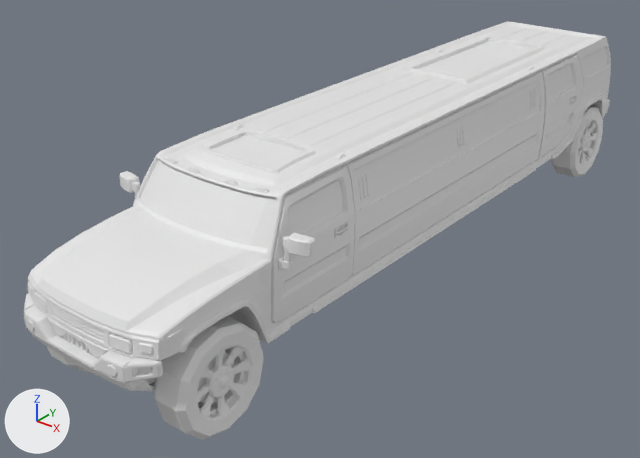
Two versions of the glTF model models/synty/SM_Veh_Limousine_01.glb, one commit apart.
Rendered twice from a 50 mm lens placed at (6.17, -9.13, 5.65), pointed at (-0.49, -0.8, 0.48). Every picture has the same lights, and +X, +Y and +Z are marked at lower left. The picture after the commit comes second. Where no turn or scale is listed for an object, it has been applied to the vertices.

Names of what the first picture shows: 'SM_Veh_Limousine_01', 'SM_Veh_Limousine_01_Door_BL_Glass', 'SM_Veh_Limousine_01_Door_FL', 'SM_Veh_Limousine_01_Door_FL_Glass', 'SM_Veh_Limousine_01_Door_FR', 'SM_Veh_Limousine_01_Door_RL', 'SM_Veh_Limousine_01_Glass', 'SM_Veh_Limousine_01_Sunroof_01', 'SM_Veh_Limousine_01_Sunroof_02', 'SM_Veh_Limousine_01_Wheel_FL', 'SM_Veh_Limousine_01_Wheel_FR', 'SM_Veh_Limousine_01_Wheel_RL'.
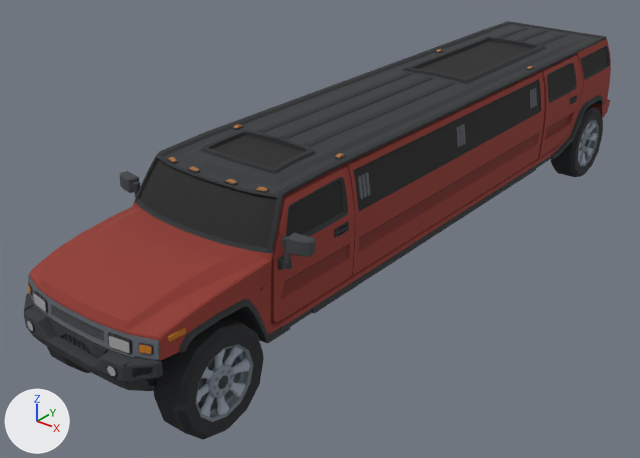
Changed parts and their boxes (x1, y1, x2, y2) in the pictures (640 x 458 px):
'SM_Veh_Limousine_01', recoloured (darker)
    both: (24, 21, 611, 391)
'SM_Veh_Limousine_01_Glass', recoloured
    both: (139, 47, 607, 248)
'SM_Veh_Limousine_01_Wheel_FL', recoloured (white to black)
    both: (154, 316, 264, 440)
'SM_Veh_Limousine_01_Door_FL', recoloured (white to red)
    both: (271, 164, 355, 323)
'SM_Veh_Limousine_01_Door_RL', recoloured (white to brown)
    both: (538, 55, 583, 158)
'SM_Veh_Limousine_01_Wheel_RL', recoloured (white to grey)
    both: (551, 106, 603, 177)
'SM_Veh_Limousine_01_Sunroof_02', recoloured (white to black)
    both: (419, 41, 532, 78)
'SM_Veh_Limousine_01_Door_FL_Glass', recoloured (white to black)
    both: (286, 181, 343, 236)
'SM_Veh_Limousine_01_Sunroof_01', recoloured (white to black)
    both: (212, 135, 303, 167)
'SM_Veh_Limousine_01_Door_BL_Glass', recoloured (white to black)
    both: (547, 65, 573, 101)
'SM_Veh_Limousine_01_Door_FR', recoloured (white to grey)
    both: (120, 171, 140, 198)
'SM_Veh_Limousine_01_Wheel_FR', recoloured (white to black)
    both: (47, 347, 90, 373)

The change, as a diff of the scene's bpy script:
```diff
--- a/models/synty/SM_Veh_Limousine_01.glb.py
+++ b/models/synty/SM_Veh_Limousine_01.glb.py
@@ img_polygonpalmcity_01_a @@
+img_polygonpalmcity_01_a = load_image('PolygonPalmCity_01_A', '_unpacked/PolygonPalmCity_01_A', 4096, 4096, 'sRGB')
@@ mat_atlas @@
+mat_atlas = principled_material('atlas')
+mat_atlas.texture = img_polygonpalmcity_01_a
+mat_atlas.roughness = 0.9
@@ me_mesh @@
 me_mesh.from_pydata(...)  # 5594 vertices, 10502 faces; spans x -1.07..1.07, y -5.15..5.15, z 0.35..2.28
+me_mesh.materials.append(mat_atlas)  # picture img_polygonpalmcity_01_a
@@ me_mesh_001 @@
 me_mesh_001.from_pydata(...)  # 569 vertices, 1080 faces; spans x 0.779..1.392, y -3.445..-2.077, z 0.823..2.147
+me_mesh_001.materials.append(mat_atlas)  # picture img_polygonpalmcity_01_a
@@ me_mesh_002 @@
 me_mesh_002.from_pydata(...)  # 16 vertices, 28 faces; spans x 0.906..0.984, y -3.195..-2.222, z 1.649..2.039
+me_mesh_002.materials.append(mat_atlas)  # picture img_polygonpalmcity_01_a
@@ me_mesh_003 @@
 me_mesh_003.from_pydata(...)  # 569 vertices, 1080 faces; spans x -1.392..-0.779, y -3.445..-2.077, z 0.823..2.147
+me_mesh_003.materials.append(mat_atlas)  # picture img_polygonpalmcity_01_a
@@ me_mesh_005 @@
 me_mesh_005.from_pydata(...)  # 374 vertices, 716 faces; spans x 0.786..1.051, y 2.524..3.845, z 0.831..2.147
+me_mesh_005.materials.append(mat_atlas)  # picture img_polygonpalmcity_01_a
@@ me_mesh_006 @@
 me_mesh_006.from_pydata(...)  # 20 vertices, 36 faces; spans x 0.912..0.986, y 2.638..3.553, z 1.678..2.067
+me_mesh_006.materials.append(mat_atlas)  # picture img_polygonpalmcity_01_a
@@ me_mesh_013 @@
 me_mesh_013.from_pydata(...)  # 756 vertices, 1296 faces; spans x -1.0..1.0, y -3.6..4.92, z 1.61..2.12
+me_mesh_013.materials.append(mat_atlas)  # picture img_polygonpalmcity_01_a
@@ me_mesh_011 @@
 me_mesh_011.from_pydata(...)  # 16 vertices, 28 faces; spans x -0.477..0.478, y -2.847..-2.167, z 2.178..2.209
+me_mesh_011.materials.append(mat_atlas)  # picture img_polygonpalmcity_01_a
@@ me_mesh_012 @@
 me_mesh_012.from_pydata(...)  # 16 vertices, 28 faces; spans x -0.48..0.48, y 1.15..3.42, z 2.19..2.22
+me_mesh_012.materials.append(mat_atlas)  # picture img_polygonpalmcity_01_a
@@ me_mesh_017 @@
 me_mesh_017.from_pydata(...)  # 404 vertices, 752 faces; spans x 0.669..1.083, y -4.795..-3.603, z 0.0..1.192
+me_mesh_017.materials.append(mat_atlas)  # picture img_polygonpalmcity_01_a
@@ me_mesh_018 @@
 me_mesh_018.from_pydata(...)  # 404 vertices, 752 faces; spans x -1.082..-0.668, y -4.795..-3.603, z 0.0..1.192
+me_mesh_018.materials.append(mat_atlas)  # picture img_polygonpalmcity_01_a
@@ me_mesh_019 @@
 me_mesh_019.from_pydata(...)  # 404 vertices, 752 faces; spans x 0.669..1.083, y 3.659..4.851, z 0.0..1.192
+me_mesh_019.materials.append(mat_atlas)  # picture img_polygonpalmcity_01_a
```
